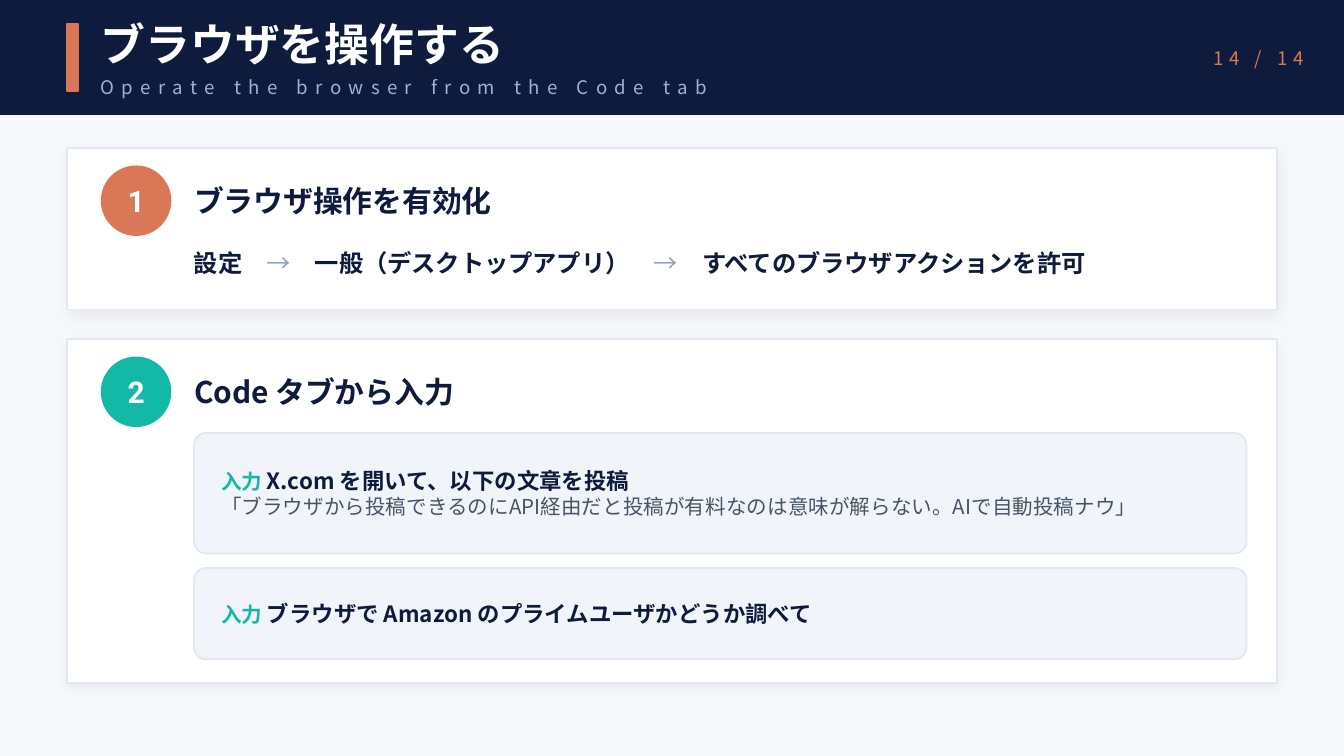
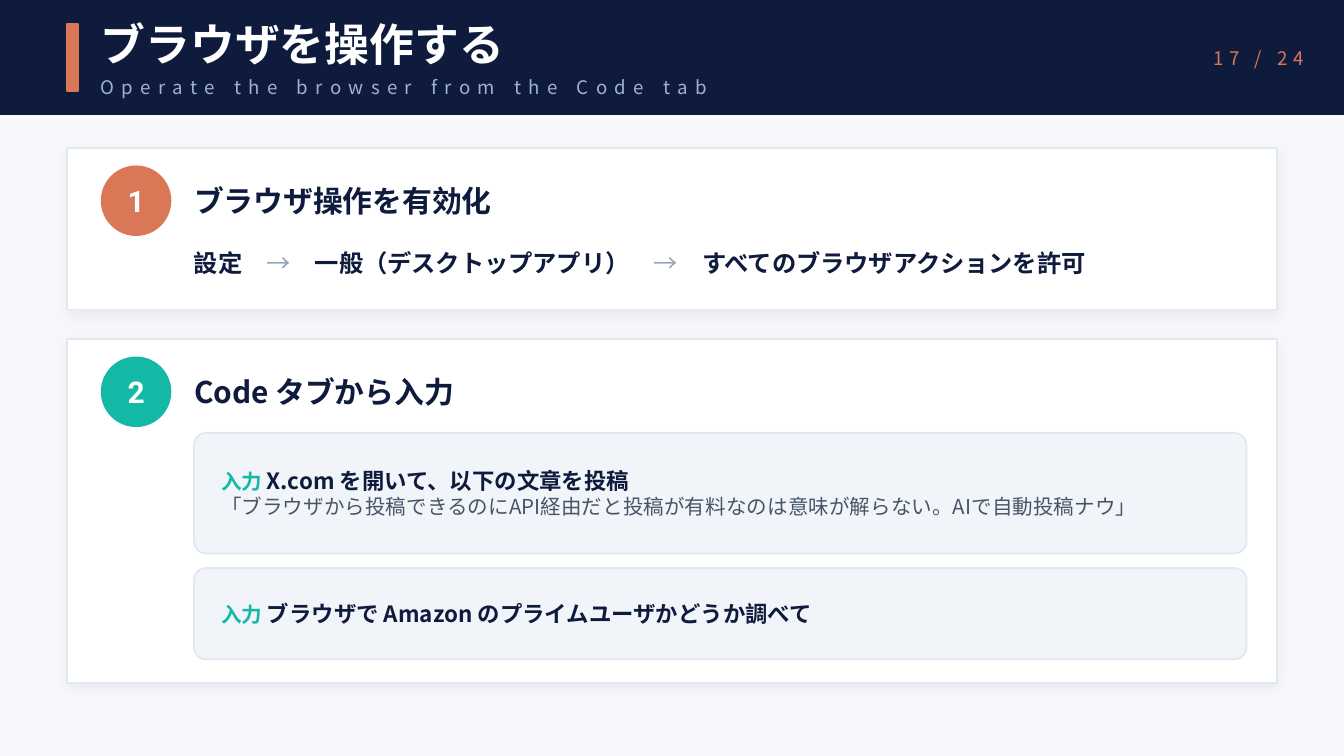
Before and after one commit to crumbjp/ai_study_group, a slide deck: slide 17 of session1/session1.pptx (slide 14 before the commit). Drawn at 1344x756 pixels with LibreOffice and Linux fonts; fonts in the diff are those of the drawing. Boxes give left, top, right and bottom in pixels: in the first picture for what was removed or moved away, otherwise in the second. Text is boxed around its words. In the diff, an @@ line names an element or a change of style, - is before the commit and + after.

```diff
--- a/session1/session1.pptx
+++ b/session1/session1.pptx
@@ text at (1213, 51, 1303, 65): text changed @@
-14 / 14
+17 / 24
```
Also in this commit, not shown: 13 other slides changed, 10 slides added.
